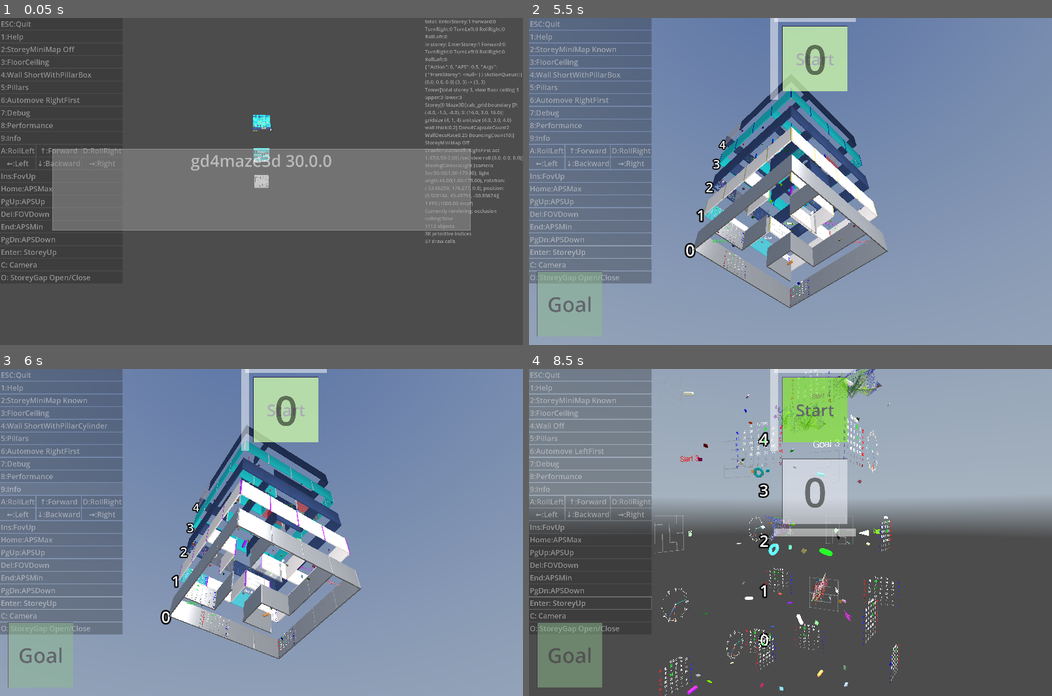
Above: before the commit, frames 1-4 (two rows, left to right).
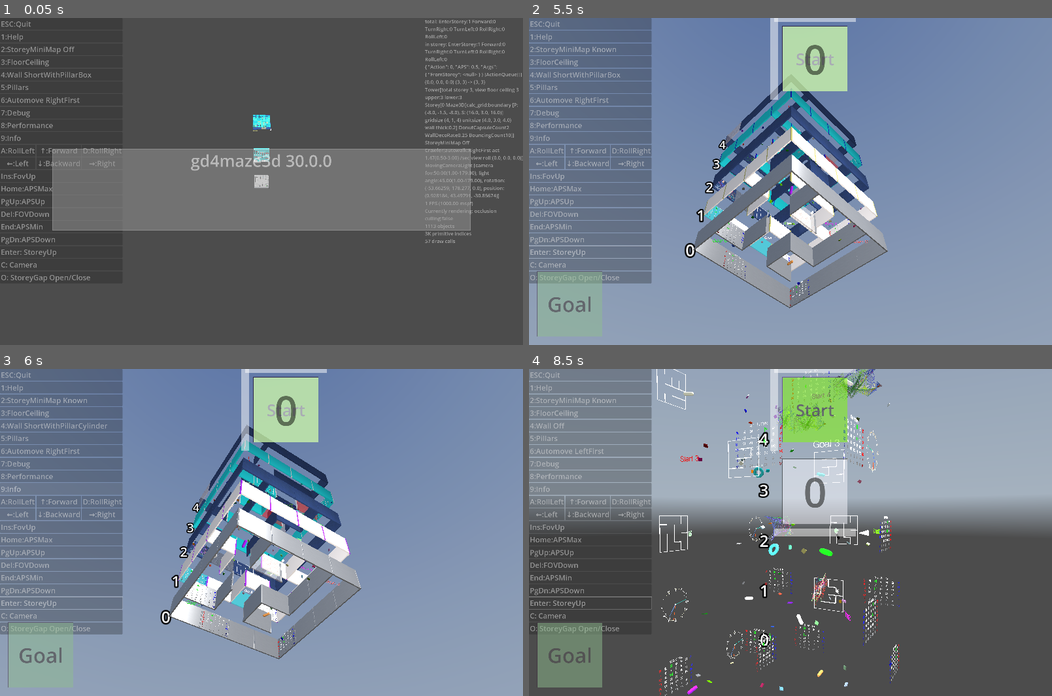
Above: after the commit, the same moments.

Repository: kasworld/gd4maze3d
Game: Godot game, scene res://main.tscn
The game is run twice, just before and just after one commit, with the same random seed, the same clock (stepped at 60 frames per second) and the same inputs. A sky picture missing from this copy of the repository is replaced by a grey-blue gradient.
Inputs (mouse positions are in pixels of both pictures, inside the frame that each line leads up to):
- Up to frame 1 (0.05 s): no input
- Up to frame 2 (5.5 s): click "Enter: StoreyUp" at 0.5 s; click "Enter: StoreyUp" at 1.25 s; tap Enter at 2 s; move the mouse to (905, 165) at 2.02 s; hold Right 2.03-2.78 s; tap Q at 2.1 s; click (905, 165) at 2.17 s; move the mouse to (685, 197) at 2.77 s; hold Down 2.78-3.53 s; tap E at 2.85 s; move the mouse to (842, 109) at 3.52 s; hold Right 3.53-4.28 s; tap 1 at 3.6 s; move the mouse to (764, 246) at 4.27 s; hold Up 4.28-5.03 s; tap 2 at 4.35 s; click (764, 246) at 4.42 s; move the mouse to (947, 230) at 5.02 s; hold Left from 5.03 s (still down); tap 3 at 5.1 s
- Up to frame 3 (6 s): keep holding Left; move the mouse to (104, 483) at 5.77 s; tap 4 at 5.85 s
- Up to frame 4 (8.5 s): move the mouse to (816, 532) at 6.52 s; release Left at 6.53 s; hold Down 6.53-7.28 s; tap 5 at 6.6 s; click (816, 532) at 6.67 s; move the mouse to (712, 450) at 7.27 s; hold Right 7.28-8.03 s; tap 6 at 7.35 s; move the mouse to (905, 516) at 8.02 s; hold Up from 8.03 s (still down); tap 7 at 8.1 s

Frame 1 is identical in both runs. In frame 2, less than 0.1% of the frame differs, in the area x 43-52%, y 34-67%; in frame 3, less than 0.1%; in frame 4, 0.6%, in the area x 23-63%, y 0-75%.

Commit message:
minimap set_color

Diff:
--- a/maze_3d/maze_mini_map/maze_mini_map.gd
+++ b/maze_3d/maze_mini_map/maze_mini_map.gd
@@ -3,6 +3,9 @@
 
 var maze2d_helper := Maze2DHelper.new()
 var wall_lines_all := WallLines.new()
+var line_color := Color(Color.WHITE,0.5)
+func set_color(co :Color) -> void:
+	line_color = co
 
 func _to_string() -> String:
 	return "MazeMiniMap %s" % maze2d_helper.maze
@@ -11,9 +14,10 @@
 	maze2d_helper.set_maze(mz)
 	wall_lines_all.set_helper(maze2d_helper)
 
+
 func update_size(sz :Vector2) -> void:
 	maze2d_helper.update_size(sz)
 	wall_lines_all.make_all_walllines()
 
 func _draw() -> void:
-	draw_multiline(wall_lines_all.walllines, Color(Color.WHITE,0.5), maze2d_helper.wall_thick)
+	draw_multiline(wall_lines_all.walllines, line_color, maze2d_helper.wall_thick)
--- a/storey/storey.gd
+++ b/storey/storey.gd
@@ -249,5 +249,7 @@
 func make_minimap_subvuewport(size_pixel:Vector2i) -> SubViewport:
 	var mm :MazeMiniMap = preload("res://maze_3d/maze_mini_map/maze_mini_map.tscn").instantiate()
 	mm.set_maze(maze3d.maze_cells)
+	mm.set_color(Color.WHITE)
 	mm.update_size(size_pixel)
+	mm.position.x = size_pixel.x/2 - mm.maze2d_helper.get_width()/2
 	return  MakeSubViewport(mm,size_pixel)
--- a/storey/storey_mini_map/storey_mini_map.gd
+++ b/storey/storey_mini_map/storey_mini_map.gd
@@ -22,6 +22,9 @@
 var maze2d_helper := Maze2DHelper.new()
 var wall_lines_all := WallLines.new()
 var wall_lines_known := WallLines.new()
+var line_color := Color(Color.WHITE,0.5)
+func set_color(co :Color) -> void:
+	line_color = co
 
 func _to_string() -> String:
 	return "StoreyMiniMap %s" % [minimapview2str(minimap_mode) ]
@@ -68,8 +71,8 @@
 func _draw() -> void:
 	match minimap_mode:
 		MiniMapView.Full:
-			draw_multiline(wall_lines_all.walllines, Color(Color.WHITE,0.5), maze2d_helper.wall_thick)
+			draw_multiline(wall_lines_all.walllines, line_color, maze2d_helper.wall_thick)
 		MiniMapView.Known:
 			if wall_lines_known.walllines.size() == 0 :
 				return
-			draw_multiline(wall_lines_known.walllines, Color(Color.WHITE,0.5), maze2d_helper.wall_thick)
+			draw_multiline(wall_lines_known.walllines, line_color, maze2d_helper.wall_thick)
